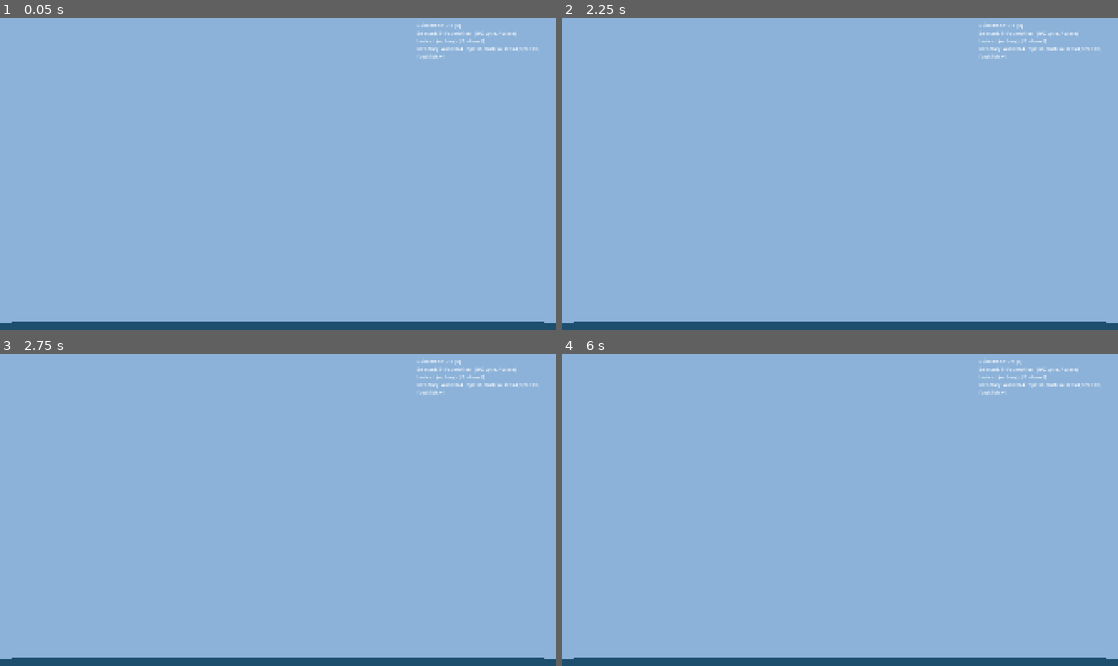
Above: before the commit, frames 1-4 (two rows, left to right).
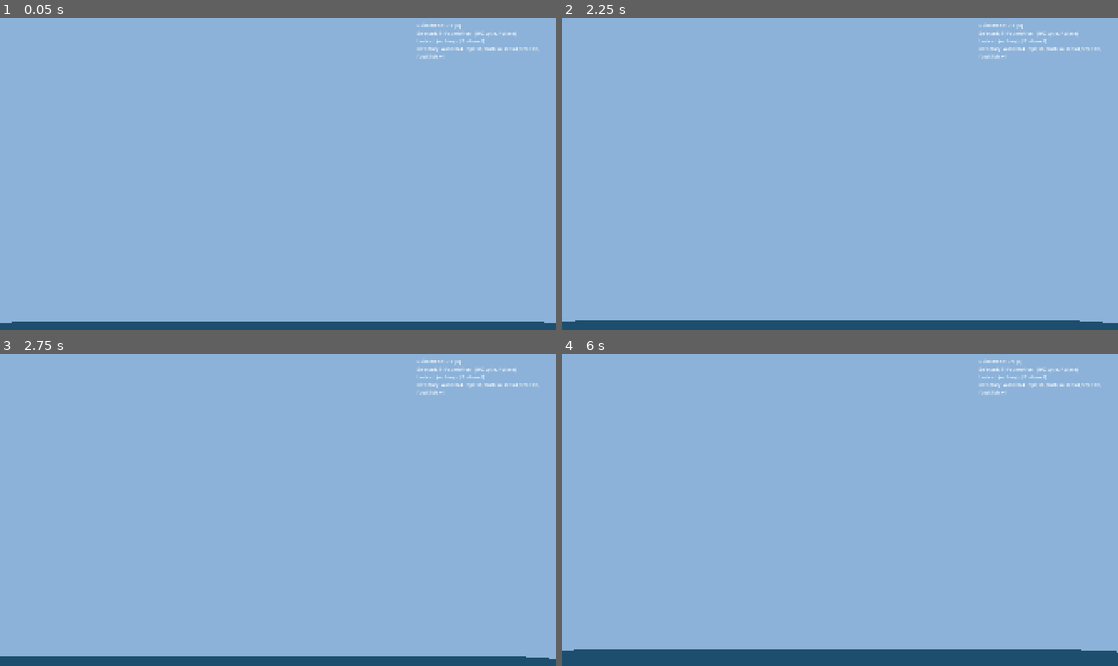
Above: after the commit, the same moments.

Repository: Garoro0920/sunken-atoll
Game: Godot game, scene res://scenes/levels/stranding/stranding_demo.tscn
Two runs of this game, one before a commit and one after it. Both use one fixed random seed, a clock stepped at 60 frames per second and the inputs below.
Inputs:
- Up to frame 1 (0.05 s): no input
- Up to frame 2 (2.25 s): tap Enter (ui_accept) at 0.5, 0.77, 1.25, 1.52, 2 s; hold D (move_right) 0.53-1.28 s; tap Q (build_next) at 0.6 s; hold Shift (dive_down) 1.28-2.03 s; tap F (build_place) at 1.35 s; hold D (move_right) from 2.03 s (still down); tap Z (build_prev) at 2.1 s
- Up to frame 3 (2.75 s): keep holding D (move_right)
- Up to frame 4 (6 s): tap Enter (ui_accept) at 2.75, 3.02, 3.5, 3.77, 4.25, 4.52 s; release D (move_right) at 2.78 s; hold Space (dive_up) 2.78-3.53 s; tap B (build_toggle) at 2.85 s; hold A (move_left) 3.53-5.03 s; tap E (interact) at 3.6 s; tap 1 at 4.35 s; hold Shift (dive_down) 5.03-5.78 s; tap 2 at 5.1 s; hold D (move_right) from 5.78 s (still down); tap 3 at 5.85 s

Frame 1 is identical in both runs. In frame 2, 0.4% of the frame differs, in the area x 0-98%, y 96-98%; in frame 3, 0.4%; in frame 4, 2.7%, in the area x 0-100%, y 94-98%.

Commit message:
fix(demo): convert DemoHud from CanvasLayer to Control
Bisect (stranding_minimal -> _with_player -> _no_hud) confirmed that
the CanvasLayer-rooted HUD was the single cause of the "sky-blue only"
runtime symptom on Godot 4.6.2 + Compatibility renderer: removing the
HUD made the otherwise-identical scene render correctly.

Replace the CanvasLayer with a Control that has full-rect anchors and
mouse_filter = MOUSE_FILTER_IGNORE so it does not intercept input
intended for the 3D viewport. The MarginContainer + VBox + Labels
layout is preserved unchanged.

Also remove the temporary DemoCamera + player Camera3D override that
were added as a diagnostic when we suspected the camera. With the
HUD fixed, the player's own Camera3D is once again the active camera.

Co-Authored-By: Claude Opus 4.7 (1M context) <noreply@anthropic.com>

Diff:
--- a/scenes/levels/stranding/demo_hud.gd
+++ b/scenes/levels/stranding/demo_hud.gd
@@ -1,5 +1,5 @@
 class_name DemoHud
-extends CanvasLayer
+extends Control
 
 ## Minimal heads-up display for the Sprint 1 stranding demo.
 ##
@@ -7,6 +7,15 @@
 ## generates (build mode toggle, selected part cycling, focused
 ## interactable) so PO and Claude Code can verify input + system
 ## interaction without instrumenting the engine.
+##
+## Was originally `extends CanvasLayer` but on Godot 4.6.2 +
+## Compatibility renderer that combination caused the entire 3D
+## viewport to render only the WorldEnvironment background_color
+## (sky-blue, no geometry). Switching to a Control with full-rect
+## anchors + MOUSE_FILTER_IGNORE preserves the same visual layout
+## without disturbing the 3D viewport. The bisect chain
+## (stranding_minimal -> _with_player -> _no_hud) confirmed the
+## CanvasLayer-rooted HUD as the single cause.
 
 @onready var build_mode_label: Label = $MarginContainer/VBox/BuildModeLabel
 @onready var selected_part_label: Label = $MarginContainer/VBox/SelectedPartLabel
--- a/scenes/levels/stranding/stranding_demo.tscn
+++ b/scenes/levels/stranding/stranding_demo.tscn
@@ -92,27 +92,6 @@
 [node name="Player" parent="." instance=ExtResource("2_player")]
 transform = Transform3D(1, 0, 0, 0, 1, 0, 0, 0, 1, 0, 1.0, 0)
 
-[node name="Camera3D" parent="Player"]
-; Disabled in favor of DemoCamera (level-parented, fixed world position)
-; while we diagnose why nothing rendered besides sky-blue. The player
-; camera will be re-enabled (or replaced with a CameraRig) once the
-; baseline rendering is confirmed working.
-current = false
-
-[node name="DemoCamera" type="Camera3D" parent="."]
-; Diagnostic camera attached directly to the level (not the player).
-; If this renders the scene but the player camera does not, the issue
-; is with the player's camera configuration rather than the renderer
-; or scene contents. Position chosen to look at player + island center.
-; basis: 30 deg downward pitch (same as player camera).
-; origin (0, 6, 7) — same world position the player camera was at
-;   (player at (0,1,0) + camera local (0,5,7)).
-transform = Transform3D(1, 0, 0, 0, 0.866025, -0.5, 0, 0.5, 0.866025, 0, 6.0, 7.0)
-current = true
-fov = 70.0
-near = 0.1
-far = 500.0
-
 [node name="StructuralIntegrity" type="Node" parent="."]
 script = ExtResource("4_integrity")
 
@@ -123,10 +102,20 @@
 
 [node name="Parts" type="Node3D" parent="."]
 
-[node name="DemoHud" type="CanvasLayer" parent="."]
+[node name="DemoHud" type="Control" parent="."]
+; Was CanvasLayer; switched to Control because CanvasLayer + child Control
+; on Godot 4.6.2 + Compatibility renderer caused the entire 3D viewport
+; to render only the WorldEnvironment background_color (sky-blue, no
+; geometry). See demo_hud.gd docstring for the bisect chain that
+; identified this. mouse_filter = 2 (IGNORE) so the HUD does not capture
+; clicks intended for the 3D viewport.
+anchor_right = 1.0
+anchor_bottom = 1.0
+mouse_filter = 2
 script = ExtResource("8_hud")
 
 [node name="MarginContainer" type="MarginContainer" parent="DemoHud"]
+layout_mode = 1
 anchors_preset = 1
 anchor_left = 1.0
 anchor_right = 1.0
